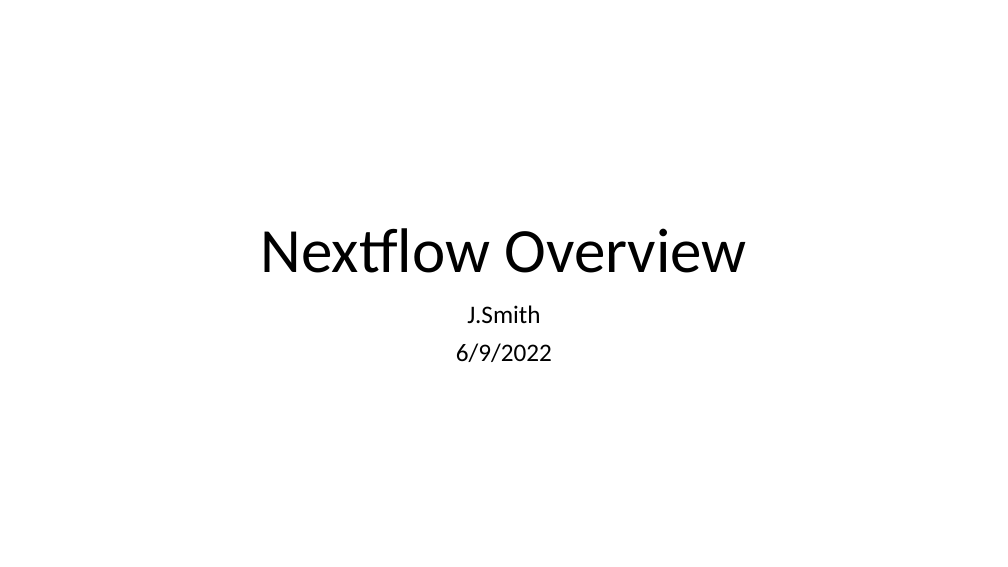
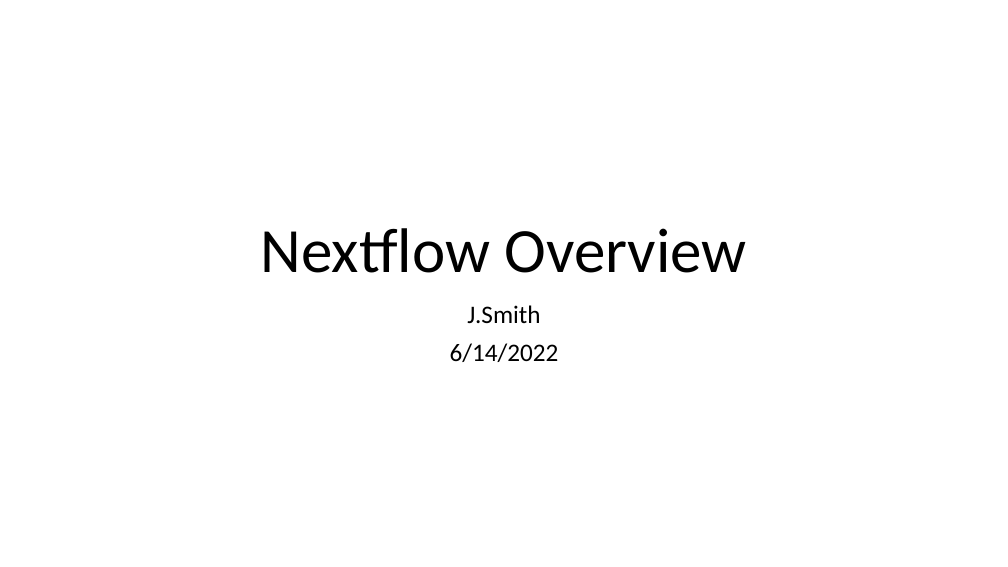
Before and after one commit to RSC-RP/rnaseq_count_nf, a slide deck: slide 1 of nextflow_overview.pptx. Drawn at 1008x567 pixels with LibreOffice and Linux fonts; fonts in the diff are those of the drawing. Boxes give left, top, right and bottom in pixels: in the first picture for what was removed or moved away, otherwise in the second. Text is boxed around its words. In the diff, an @@ line names an element or a change of style, - is before the commit and + after.

```diff
--- a/nextflow_overview.pptx
+++ b/nextflow_overview.pptx
@@ subtitle at box(450, 343, 559, 362): text changed @@
-6/9/2022
+6/14/2022
```
Also in this commit, not shown: 3 other slides changed, 8 other files.
